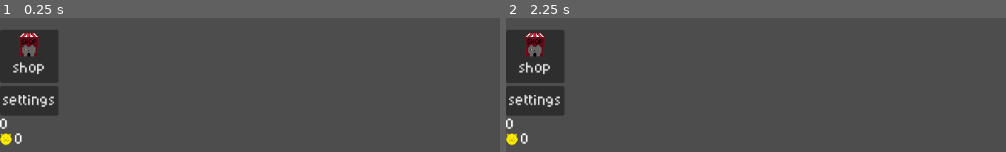
Above: before the commit, frames 1-2 (left to right).
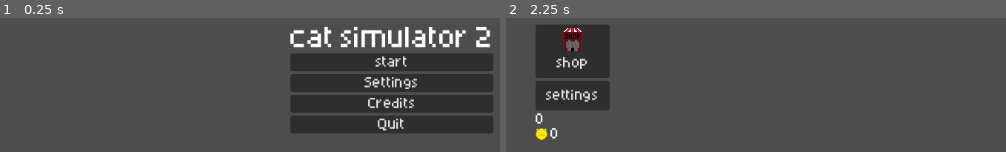
Above: after the commit, the same moments.

Repository: pawfix/garbage-jam
Game: Godot game, scene res://scenes/mainMenu.tscn
The game is run twice, just before and just after one commit, with the same random seed, the same clock (stepped at 60 frames per second) and the same inputs. Before the commit the project starts from res://scenes/main.tscn.
Inputs (mouse positions are in pixels of both pictures, inside the frame that each line leads up to):
- Up to frame 1 (0.25 s): no input
- Up to frame 2 (2.25 s): click "settings" (after the commit: "Settings") at 0.5 s; click (896, 103) at 1.25 s, where only the run after the commit has a clickable "Credits"; click (896, 62) at 2 s, where only the run after the commit has a clickable "start"

The runs differ from the first frame. In frame 1, 30% of the frame differs, in the area x 0-99%, y 6-95%; in frame 2, 11%.

Commit message:
add main menu

Diff:
--- /dev/null
+++ b/assets/fonts/font.tres
@@ -0,0 +1,7 @@
+[gd_resource type="LabelSettings" format=3 uid="uid://kmt7r5gesnwk"]
+
+[ext_resource type="FontFile" uid="uid://dqnw3gcwvuq8q" path="res://assets/fonts/aseprite.otf" id="1_7j002"]
+
+[resource]
+font = ExtResource("1_7j002")
+font_size = 32
--- a/project.godot
+++ b/project.godot
@@ -11,7 +11,7 @@
 [application]
 
 config/name="Garbage Jam"
-run/main_scene="uid://crbspkvt2cj17"
+run/main_scene="uid://bofbcobhewx5w"
 config/features=PackedStringArray("4.6", "GL Compatibility")
 config/icon="res://icon.svg"
 
--- /dev/null
+++ b/scenes/credits.tscn
@@ -0,0 +1,61 @@
+[gd_scene format=3 uid="uid://x0qfrqungc84"]
+
+[ext_resource type="Script" uid="uid://da8f3nqcwu0ch" path="res://script/menu/creditReturn.gd" id="1_0bpdh"]
+
+[sub_resource type="LabelSettings" id="LabelSettings_0bpdh"]
+outline_size = 3
+outline_color = Color(0, 0, 0.12156863, 1)
+
+[node name="Control" type="Control" unique_id=450833990]
+layout_mode = 3
+anchors_preset = 15
+anchor_right = 1.0
+anchor_bottom = 1.0
+grow_horizontal = 2
+grow_vertical = 2
+
+[node name="VBoxContainer" type="VBoxContainer" parent="." unique_id=1138839906]
+layout_mode = 1
+anchors_preset = 8
+anchor_left = 0.5
+anchor_top = 0.5
+anchor_right = 0.5
+anchor_bottom = 0.5
+offset_left = -33.5
+offset_top = -22.0
+offset_right = 33.5
+offset_bottom = 22.0
+grow_horizontal = 2
+grow_vertical = 2
+
+[node name="Label" type="Label" parent="VBoxContainer" unique_id=1652386254]
+layout_mode = 2
+text = "game design
+
+Misiek_1245 & PawFix4
+
+art
+
+Misiek_1245
+
+code
+
+Misiek_1245 & PawFix4
+
+music
+
+Misiek_1245
+
+special thx to PawFix4 for helping
+
+"
+label_settings = SubResource("LabelSettings_0bpdh")
+horizontal_alignment = 1
+vertical_alignment = 1
+
+[node name="Button" type="Button" parent="VBoxContainer" unique_id=1691584970]
+layout_mode = 2
+text = "return"
+script = ExtResource("1_0bpdh")
+
+[connection signal="button_up" from="VBoxContainer/Button" to="VBoxContainer/Button" method="_on_button_up"]
--- /dev/null
+++ b/scenes/mainMenu.tscn
@@ -0,0 +1,64 @@
+[gd_scene format=3 uid="uid://bofbcobhewx5w"]
+
+[ext_resource type="LabelSettings" uid="uid://kmt7r5gesnwk" path="res://assets/fonts/font.tres" id="1_qkhwq"]
+[ext_resource type="Script" uid="uid://dr7r46untgmrs" path="res://script/menu/quit_btn.gd" id="2_3d1i7"]
+[ext_resource type="Script" uid="uid://bj15ogf1k6a43" path="res://script/menu/start_btn.gd" id="2_48ign"]
+[ext_resource type="Script" uid="uid://d022ul6wkx3fo" path="res://script/menu/credits_btn.gd" id="3_l7wge"]
+
+[node name="Control" type="Control" unique_id=407405637]
+layout_mode = 3
+anchors_preset = 15
+anchor_right = 1.0
+anchor_bottom = 1.0
+offset_left = -11.0
+offset_top = -10.0
+offset_right = -11.0
+offset_bottom = -10.0
+grow_horizontal = 2
+grow_vertical = 2
+metadata/_edit_horizontal_guides_ = [91.0]
+
+[node name="VBoxContainer" type="VBoxContainer" parent="." unique_id=1773941679]
+layout_mode = 1
+anchors_preset = 8
+anchor_left = 0.5
+anchor_top = 0.5
+anchor_right = 0.5
+anchor_bottom = 0.5
+offset_left = -68.5
+offset_top = -8.0
+offset_right = 68.5
+offset_bottom = 8.0
+grow_horizontal = 2
+grow_vertical = 2
+mouse_filter = 0
+mouse_behavior_recursive = 2
+alignment = 1
+
+[node name="title" type="Label" parent="VBoxContainer" unique_id=502168566]
+layout_mode = 2
+text = "cat simulator 2"
+label_settings = ExtResource("1_qkhwq")
+
+[node name="startBtn" type="Button" parent="VBoxContainer" unique_id=1416612376]
+layout_mode = 2
+text = "start"
+script = ExtResource("2_48ign")
+
+[node name="settingsBtn" type="Button" parent="VBoxContainer" unique_id=740456566]
+layout_mode = 2
+text = "Settings"
+
+[node name="CreditsBtn" type="Button" parent="VBoxContainer" unique_id=855788075]
+layout_mode = 2
+text = "Credits"
+script = ExtResource("3_l7wge")
+
+[node name="quitBtn" type="Button" parent="VBoxContainer" unique_id=917989312]
+layout_mode = 2
+text = "Quit"
+script = ExtResource("2_3d1i7")
+
+[connection signal="button_up" from="VBoxContainer/startBtn" to="VBoxContainer/startBtn" method="_on_button_up"]
+[connection signal="button_up" from="VBoxContainer/CreditsBtn" to="VBoxContainer/startBtn" method="_on_credits_btn_button_up"]
+[connection signal="button_up" from="VBoxContainer/quitBtn" to="VBoxContainer/quitBtn" method="_on_button_up"]
--- a/scenes/main.tscn
+++ b/scenes/mainScene.tscn
@@ -96,12 +96,16 @@
 terrain_set_1/terrain_0/color = Color(0.5, 0.34375, 0.25, 1)
 sources/0 = SubResource("TileSetAtlasSource_sugp2")
 
-[node name="main" type="Node2D" unique_id=2018465879]
+[node name="mainSceen" type="Node2D" unique_id=2018465879]
 
 [node name="Camera2D" type="Camera2D" parent="." unique_id=932088486]
 anchor_mode = 0
 
-[node name="overlay" parent="." unique_id=142090825 instance=ExtResource("1_o5qli")]
+[node name="overlay" parent="." unique_id=142090825 instance=ExtResource("1_8ifl6")]
+offset_left = 40.0
+offset_top = -7.0
+offset_right = 40.0
+offset_bottom = -7.0
 
 [node name="TileMapLayer" type="TileMapLayer" parent="." unique_id=1636221476]
 tile_set = SubResource("TileSet_jyhfs")
--- a/scenes/overlay.tscn
+++ b/scenes/overlay.tscn
@@ -23,7 +23,7 @@
 material = SubResource("CanvasItemMaterial_d607a")
 layout_direction = 2
 layout_mode = 0
-offset_right = 75.0
+offset_right = 100.0
 offset_bottom = 720.0
 alignment = 1
 
--- /dev/null
+++ b/script/menu/creditReturn.gd
@@ -0,0 +1,7 @@
+extends Button
+
+
+
+func _on_button_up() -> void:
+	get_tree().change_scene_to_file("res://scenes/mainMenu.tscn")
+	pass # Replace with function body.
--- /dev/null
+++ b/script/menu/credits_btn.gd
@@ -0,0 +1,5 @@
+extends Button
+
+func _on_button_up() -> void:
+	get_tree().change_scene_to_file("res://scenes/scene1.tscn")
+	pass # Replace with function body.
--- /dev/null
+++ b/script/menu/quit_btn.gd
@@ -0,0 +1,5 @@
+extends Button
+
+func _on_button_up() -> void:
+	get_tree().quit()
+	pass # Replace with function body.
--- /dev/null
+++ b/script/menu/start_btn.gd
@@ -0,0 +1,7 @@
+extends Button
+
+
+
+func _on_button_up() -> void:
+	get_tree().change_scene_to_file("res://scenes/mainScene.tscn")
+	pass # Replace with function body.
Not shown: 1 places in scenes/mainScene.tscn that only renumber resources
Not shown, added: script/menu/creditReturn.gd.uid
Not shown, added: script/menu/credits_btn.gd.uid
Not shown, added: script/menu/quit_btn.gd.uid
Not shown, added: script/menu/start_btn.gd.uid
